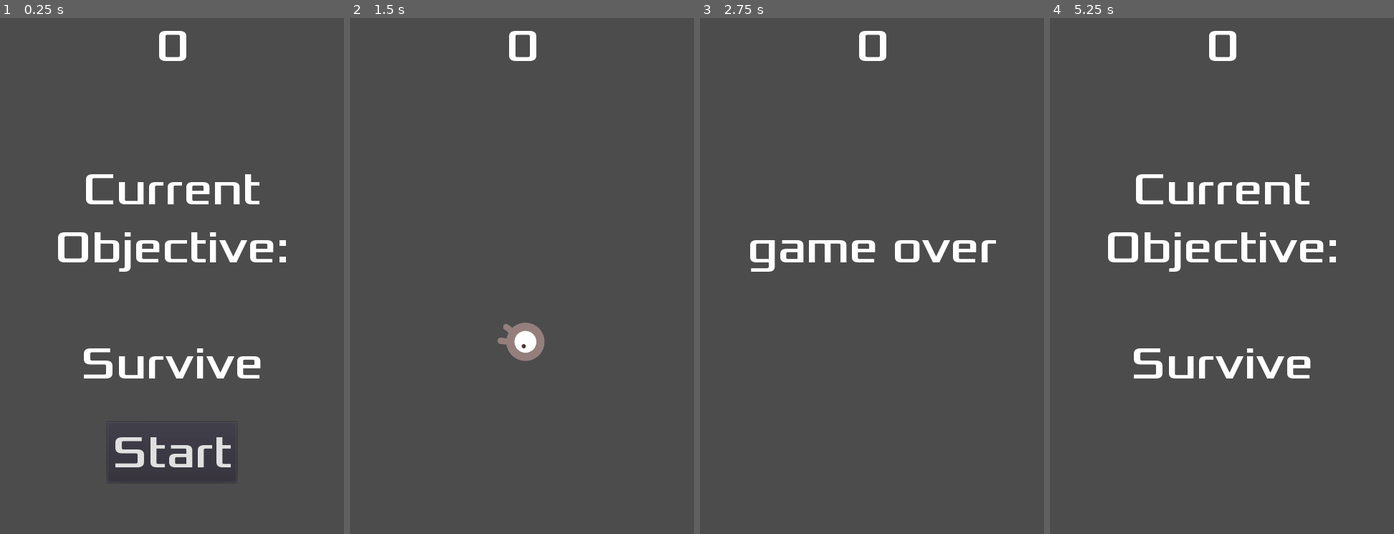
Above: before the commit, frames 1-4 (left to right).
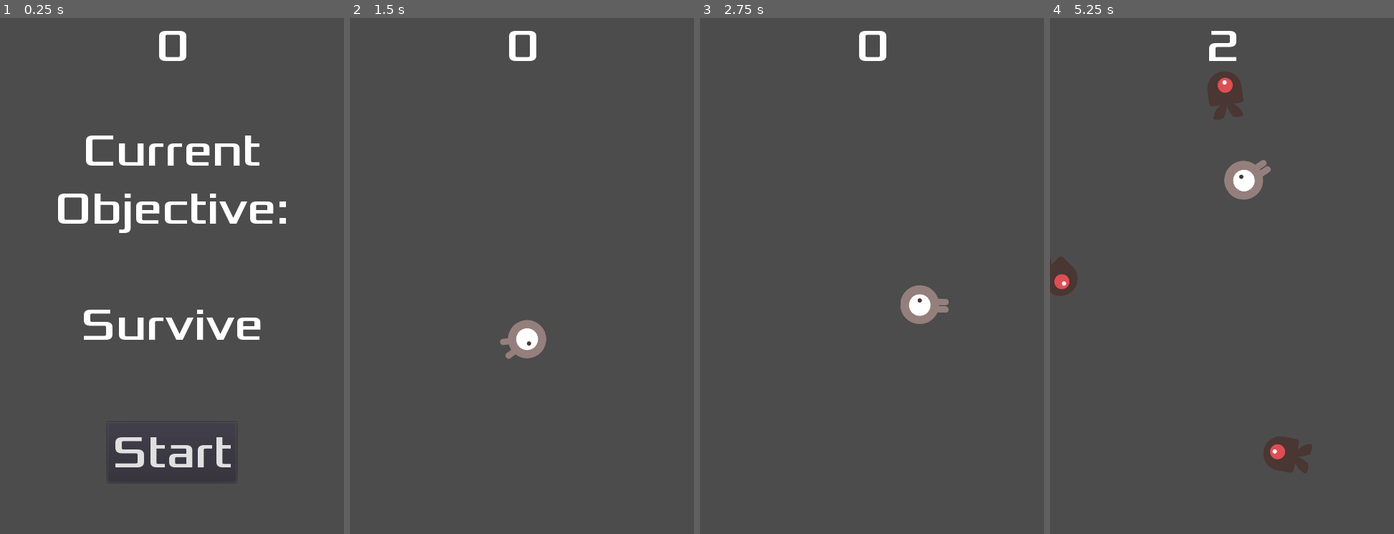
Above: after the commit, the same moments.

Repository: Beinsezii/dodge-rigidbody
Game: Godot game, scene res://Main.tscn
The game is run twice, just before and just after one commit, with the same random seed, the same clock (stepped at 60 frames per second) and the same inputs.
Inputs (mouse positions are in pixels of both pictures, inside the frame that each line leads up to):
- Up to frame 1 (0.25 s): no input
- Up to frame 2 (1.5 s): click "Start" at 0.5 s; tap Enter (ui_accept) at 1.25 s; move the mouse to (597, 250) at 1.27 s; hold Right (ui_right) from 1.28 s (still down); hold Enter (ui_accept) from 1.28 s (still down); click (597, 250) at 1.42 s
- Up to frame 3 (2.75 s): move the mouse to (803, 301) at 2.02 s; release Right (ui_right) at 2.03 s; release Enter (ui_accept) at 2.03 s; hold Down (ui_down) from 2.03 s (still down); tap Enter (ui_accept) at 2.1, 2.27, 2.57 s; click (803, 301) at 2.17 s
- Up to frame 4 (5.25 s): move the mouse to (1256, 162) at 2.77 s; release Down (ui_down) at 2.78 s; hold Right (ui_right) 2.78-3.53 s; hold Enter (ui_accept) 2.78-3.53 s; click (1256, 162) at 2.92 s; move the mouse to (1204, 379) at 3.52 s; hold Up (ui_up) 3.53-4.28 s; tap Enter (ui_accept) at 3.6, 3.77, 4.07, 5.1 s; click (1204, 379) at 3.67 s; move the mouse to (1325, 353) at 4.27 s; hold Enter (ui_accept) 4.28-5.03 s; hold Left (ui_left) from 4.28 s (still down); click (1325, 353) at 4.42 s; move the mouse to (1118, 198) at 5.02 s; click (1118, 198) at 5.17 s

The runs differ from the first frame. In frame 1, 7.4% of the frame differs, in the area x 16-84%, y 22-70%; in frame 2, 0.3%; in frame 3, 2.3%; in frame 4, 6.4%.

Commit message:
Touch controls, LegalArea detection, mob tweaks
Player now operated via touch (or mouse) clicks, safe area designation
is now an Area2d instead of just hardcoded coords, and mobs now set
their own random stats on creation and can have random curve to their
trajectory. Possibly more changes; it's a mild refactor.

Diff:
--- a/HUD.tscn
+++ b/HUD.tscn
@@ -25,7 +25,7 @@
 
 [node name="Message" type="Label" parent="."]
 anchor_left = 0.5
-anchor_top = 0.5
+anchor_top = 0.35
 anchor_right = 0.5
 anchor_bottom = 0.5
 margin_left = -173.0
--- a/Main.gd
+++ b/Main.gd
@@ -3,6 +3,7 @@
 export (PackedScene) var Mob
 export (PackedScene) var Player
 var score
+var player
 
 # Called when the node enters the scene tree for the first time.
 func _ready():
@@ -10,14 +11,13 @@
 
 
 func new_game():
-	var player = Player.instance()
+	player = Player.instance()
 	player.position = $StartPosition.position
 	add_child(player)
 	player.connect('dead', self, 'game_over')
 	score = 0
 	$HUD.update_score(score)
 	$HUD.show_message("")
-	player.show()
 	$StartTimer.start()
 
 
@@ -41,10 +41,6 @@
 	# Add some randomness to the direction.
 	direction += rand_range(-PI / 4, PI / 4)
 	mob.rotation = direction
-	# Set the velocity (speed & direction).
-	mob.speed = rand_range(mob.min_speed, mob.max_speed)
-	var mobscale = rand_range(mob.min_scale, mob.max_scale)
-	mob.scale = Vector2(mobscale, mobscale)
 
 
 func _on_ScoreTimer_timeout():
@@ -55,3 +51,9 @@
 func _on_StartTimer_timeout():
 	$MobTimer.start()
 	$ScoreTimer.start()
+
+
+func kill_area(body):
+	if body == player:
+		player.kill()
+		player = null
--- a/Main.tscn
+++ b/Main.tscn
@@ -9,6 +9,9 @@
 _data = {
 "points": PoolVector2Array( 0, 0, 0, 0, 0, 0, 0, 0, 0, 0, 480, 0, 0, 0, 0, 0, 480, 720, 0, 0, 0, 0, 0, 720, 0, 0, 0, 0, 0, 0 )
 }
+
+[sub_resource type="RectangleShape2D" id=2]
+extents = Vector2( 220, 340 )
 
 [node name="Main" type="Node"]
 script = ExtResource( 2 )
@@ -28,14 +31,20 @@
 position = Vector2( 240, 450 )
 
 [node name="MobPath" type="Path2D" parent="."]
-position = Vector2( -128, -128 )
-scale = Vector2( 1.53333, 1.35556 )
 curve = SubResource( 1 )
 
 [node name="MobSpawnLocation" type="PathFollow2D" parent="MobPath"]
 
 [node name="HUD" parent="." instance=ExtResource( 4 )]
+
+[node name="LegalArea" type="Area2D" parent="."]
+
+[node name="CollisionShape2D" type="CollisionShape2D" parent="LegalArea"]
+position = Vector2( 240, 360 )
+shape = SubResource( 2 )
+one_way_collision_margin = 0.0
 [connection signal="timeout" from="MobTimer" to="." method="_on_MobTimer_timeout"]
 [connection signal="timeout" from="ScoreTimer" to="." method="_on_ScoreTimer_timeout"]
 [connection signal="timeout" from="StartTimer" to="." method="_on_StartTimer_timeout"]
 [connection signal="start_game" from="HUD" to="." method="new_game"]
+[connection signal="body_exited" from="LegalArea" to="." method="kill_area"]
--- a/Mob.gd
+++ b/Mob.gd
@@ -1,15 +1,26 @@
 extends RigidBody2D
 
-export var min_speed = 3  # Minimum speed range.
-export var max_speed = 10  # Maximum speed range.
+export var min_speed = 10
+export var max_speed = 20
+export var min_curve = 0.0
+export var max_curve = 0.25
 export var min_scale = 0.1
 export var max_scale = 2.0
-var speed = 3
+var speed = 1
+var curve = 0
 
 # Called when the node enters the scene tree for the first time.
 func _ready():
 	var mob_types = $AnimatedSprite.frames.get_animation_names()
 	$AnimatedSprite.animation = mob_types[randi() % mob_types.size()]
+	speed = rand_range(min_speed, max_speed)
+	curve = clamp(
+		rand_range(min_curve, pow(max_curve, 2)),
+		0, 1
+		)
+	if randi()%2: curve = -curve
+	#var newscale = rand_range(min_scale, max_scale)
+	#scale = Vector2(newscale, newscale)
 
 # Called every frame. 'delta' is the elapsed time since the previous frame.
 #func _process(delta):
@@ -22,7 +33,6 @@
 
 func _integrate_forces(state):
 	var tf = state.transform
-	var lv_mod: Vector2 = Vector2()
-	lv_mod += Vector2(speed, 0).rotated(tf.get_rotation())
 
-	state.linear_velocity += lv_mod
+	state.angular_velocity += curve
+	state.linear_velocity += Vector2(speed, 0).rotated(tf.get_rotation())
--- a/Mob.tscn
+++ b/Mob.tscn
@@ -15,15 +15,15 @@
 "name": "swim",
 "speed": 5.0
 }, {
+"frames": [ ExtResource( 3 ), ExtResource( 5 ) ],
+"loop": true,
+"name": "walk",
+"speed": 3.0
+}, {
 "frames": [ ExtResource( 1 ), ExtResource( 2 ) ],
 "loop": true,
 "name": "fly",
 "speed": 5.0
-}, {
-"frames": [ ExtResource( 3 ), ExtResource( 5 ) ],
-"loop": true,
-"name": "walk",
-"speed": 3.0
 } ]
 
 [sub_resource type="CapsuleShape2D" id=2]
@@ -33,16 +33,12 @@
 [node name="Mob" type="RigidBody2D" groups=[
 "mobs",
 ]]
-position = Vector2( 12.7807, 0.922318 )
-collision_mask = 0
 gravity_scale = 0.0
 can_sleep = false
 script = ExtResource( 7 )
 __meta__ = {
 "_edit_group_": true
 }
-min_speed = 5
-max_speed = 15
 
 [node name="AnimatedSprite" type="AnimatedSprite" parent="."]
 scale = Vector2( 0.5, 0.5 )
@@ -56,4 +52,5 @@
 shape = SubResource( 2 )
 
 [node name="VisibilityNotifier2D" type="VisibilityNotifier2D" parent="."]
+rect = Rect2( -30, -25, 60, 50 )
 [connection signal="screen_exited" from="VisibilityNotifier2D" to="." method="_on_VisibilityNotifier2D_screen_exited"]
--- a/Player.gd
+++ b/Player.gd
@@ -2,10 +2,9 @@
 signal dead
 
 
-export var speed: float = 50
+export var speed: float = 25
 export var turn_speed: float = 0.5
 var screen_size
-
 
 # Called when the node enters the scene tree for the first time.
 func _ready():
@@ -14,45 +13,32 @@
 
 # Called every frame. 'delta' is the elapsed time since the previous frame.
 func _process(delta):
-	if position.y > screen_size.y or position.x > screen_size.x\
-	or position.y < 0 or position.x < 0:
-		kill()
 	$AnimatedSprite.speed_scale = min(3, linear_velocity.length() * 0.01)
 
 
 func kill():
 	emit_signal("dead")
+	sleeping=true
 	$AnimatedSprite.speed_scale = 1
 	$AnimatedSprite.animation = 'explode'
 	yield($AnimatedSprite, "animation_finished")
 	queue_free()
 
 
-# dead to me
-func look_at_pos(state, tf, target):
-	var diff = tf.get_rotation() - target.angle_to_point(tf.origin)
-	if diff < -PI: diff += PI
-	print(diff, ' ', tf.get_rotation())
-	if Input.is_action_pressed("ui_accept"):
-		state.angular_velocity += diff
+# adds angular velocity towards target
+func look_towards(state, tf, target: Vector2, speedmod=1.0):
+	# secret black magic sauce.
+	var dir = tf.origin.direction_to(target).rotated(-tf.get_rotation()).angle()
+	state.angular_velocity += dir * speedmod
 
 
 func _integrate_forces(state):
 	# Movement
 	var tf = state.transform
 	var lv_mod: Vector2 = Vector2()
-	var av_mod: float = 0
-	if Input.is_action_pressed("ui_up"):
+	if Input.is_mouse_button_pressed(1):
 		lv_mod += Vector2(speed, 0).rotated(tf.get_rotation())
-	if Input.is_action_pressed("ui_down"):
-		lv_mod -= Vector2(speed, 0).rotated(tf.get_rotation())
 
-	if Input.is_action_pressed("ui_left"):
-		av_mod -= turn_speed
-	if Input.is_action_pressed("ui_right"):
-		av_mod += turn_speed
-
-	$AnimatedSprite.flip_h = state.angular_velocity < 0
+	look_towards(state, get_global_transform(), get_global_mouse_position())
 
 	state.linear_velocity += lv_mod
-	state.angular_velocity += av_mod
--- a/Player.tscn
+++ b/Player.tscn
@@ -42,13 +42,13 @@
 } ]
 
 [sub_resource type="CapsuleShape2D" id=2]
-radius = 27.0386
-height = 13.6903
+radius = 27.0
+height = 13.0
 
 [node name="Player" type="RigidBody2D"]
 gravity_scale = 0.0
 can_sleep = false
-linear_damp = 1.0
+linear_damp = 0.5
 angular_damp = 5.0
 script = ExtResource( 3 )
 
--- a/project.godot
+++ b/project.godot
@@ -19,10 +19,15 @@
 run/main_scene="res://Main.tscn"
 config/icon="res://icon.png"
 
+[debug]
+
+settings/stdout/print_fps=true
+
 [display]
 
 window/size/width=480
 window/size/height=720
+window/vsync/use_vsync=false
 window/handheld/orientation="portrait"
 window/stretch/mode="2d"
 window/stretch/aspect="keep"
@@ -38,4 +43,6 @@
 [rendering]
 
 quality/driver/driver_name="GLES2"
+quality/intended_usage/framebuffer_allocation=0
+quality/intended_usage/framebuffer_allocation.mobile=0
 environment/default_environment="res://default_env.tres"
Not shown: 1 places in Main.tscn that only renumber resources
